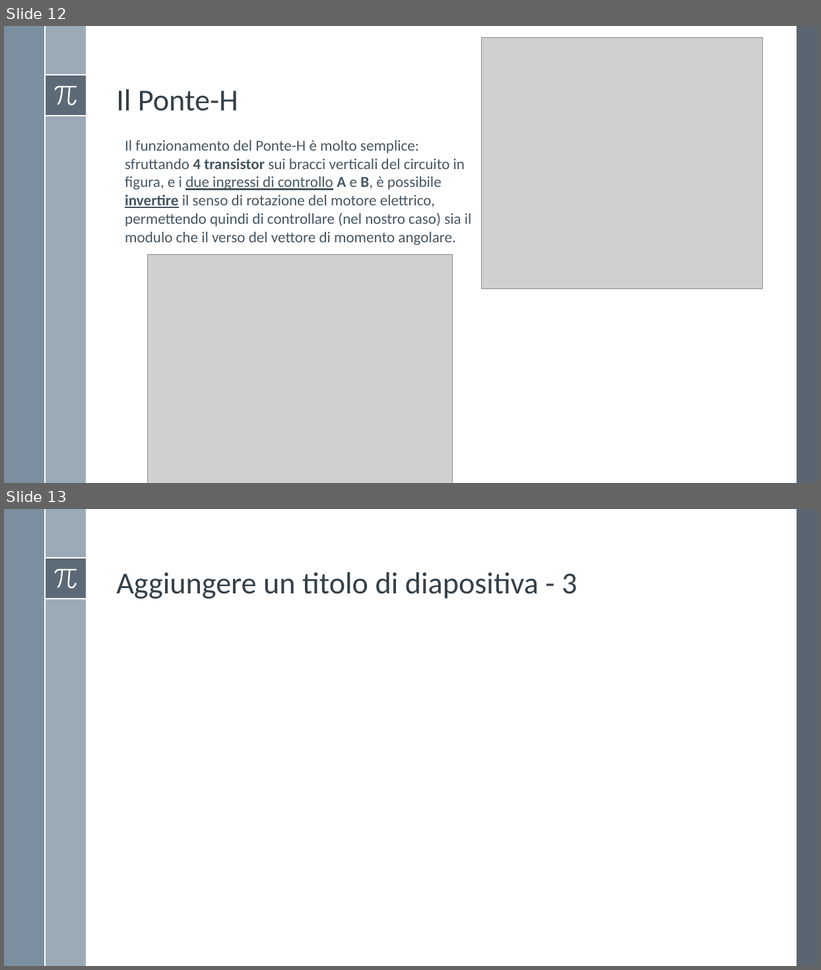
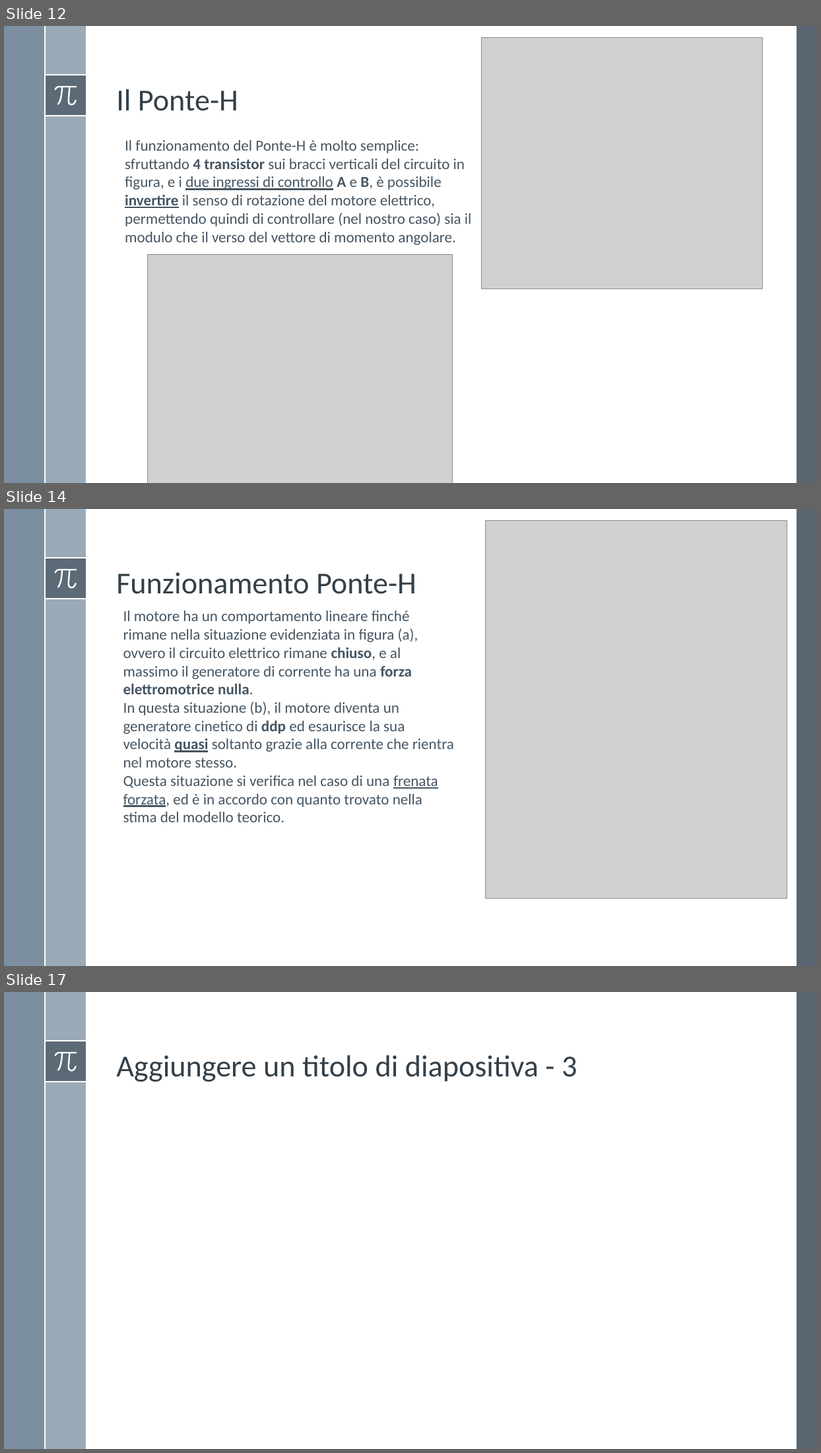
Before and after one commit to Alfystar/mv-Project, a slide deck: 00_Relazione/Modello e identificazione di un motore DC/Modello e identificazione di un motore DC.pptx. Shown one above the other, each under a label of ours: slides 12 and 13 before the commit, slides 12, 14 and 17 after it; the slides between them are not shown. The pictures are 821x970 and 821x1453 pixels, drawn with LibreOffice and Linux fonts; fonts in the diff are those of the drawing; grey boxes stand for pictures. Boxes give left, top, right and bottom in pixels: in the first picture for what was removed or moved away, otherwise in the second. Text is boxed around its words. In the diff, an @@ line names an element or a change of style, - is before the commit and + after.

```diff
--- a/00_Relazione/Modello e identificazione di un motore DC/Modello e identificazione di un motore DC.pptx
+++ b/00_Relazione/Modello e identificazione di un motore DC/Modello e identificazione di un motore DC.pptx
@@ slide 14 added at box(4, 509, 817, 966), background #FFFFFF; not listed: 8 template elements that a slide beside it also shows @@
@@ picture added at box(486, 521, 787, 898) @@
@@ title added at box(116, 572, 416, 594), 36 pt, text #35404A @@
+Funzionamento Ponte-H
@@ text added at box(123, 611, 454, 823), 18 pt, text #465562 @@
+Il motore ha un comportamento lineare finché rimane nella situazione evidenziata in figura (a), ovvero il circuito elettrico rimane chiuso, e al massimo il generatore di corrente ha una forza elettromotrice nulla.
+In questa situazione (b), il motore diventa un generatore cinetico di ddp ed esaurisce la sua velocità quasi soltanto grazie alla corrente che rientra nel motore stesso.
+Questa situazione si verifica nel caso di una frenata forzata, ed è in accordo con quanto trovato nella stima del modello teorico.
@@ what was slide 13 is now slide 17 @@
```
Also in this commit, not shown: 3 other slides added, 3 other files.
